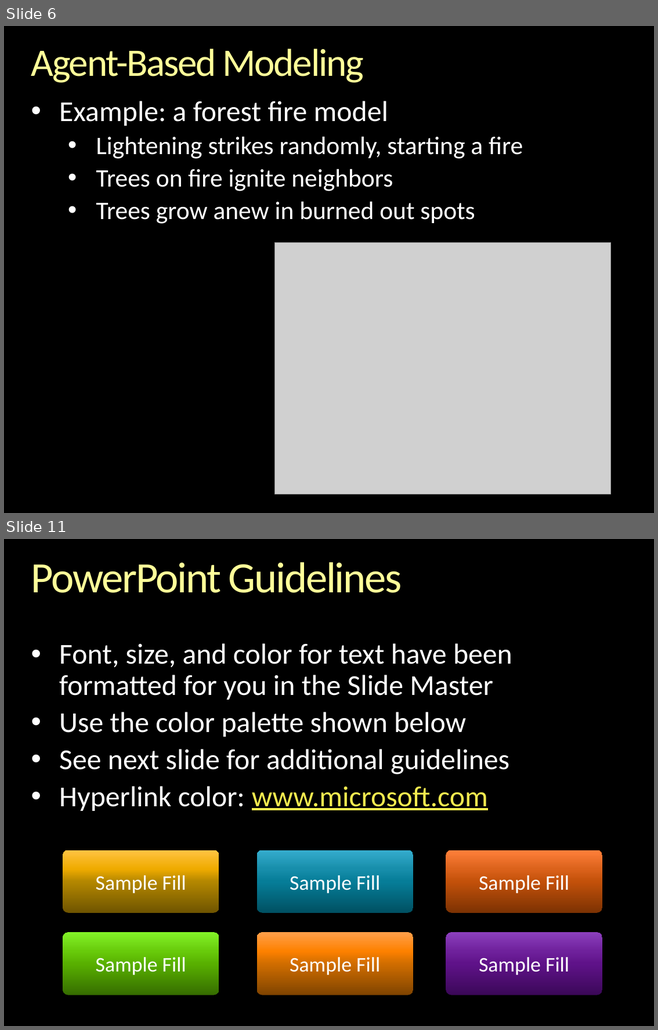
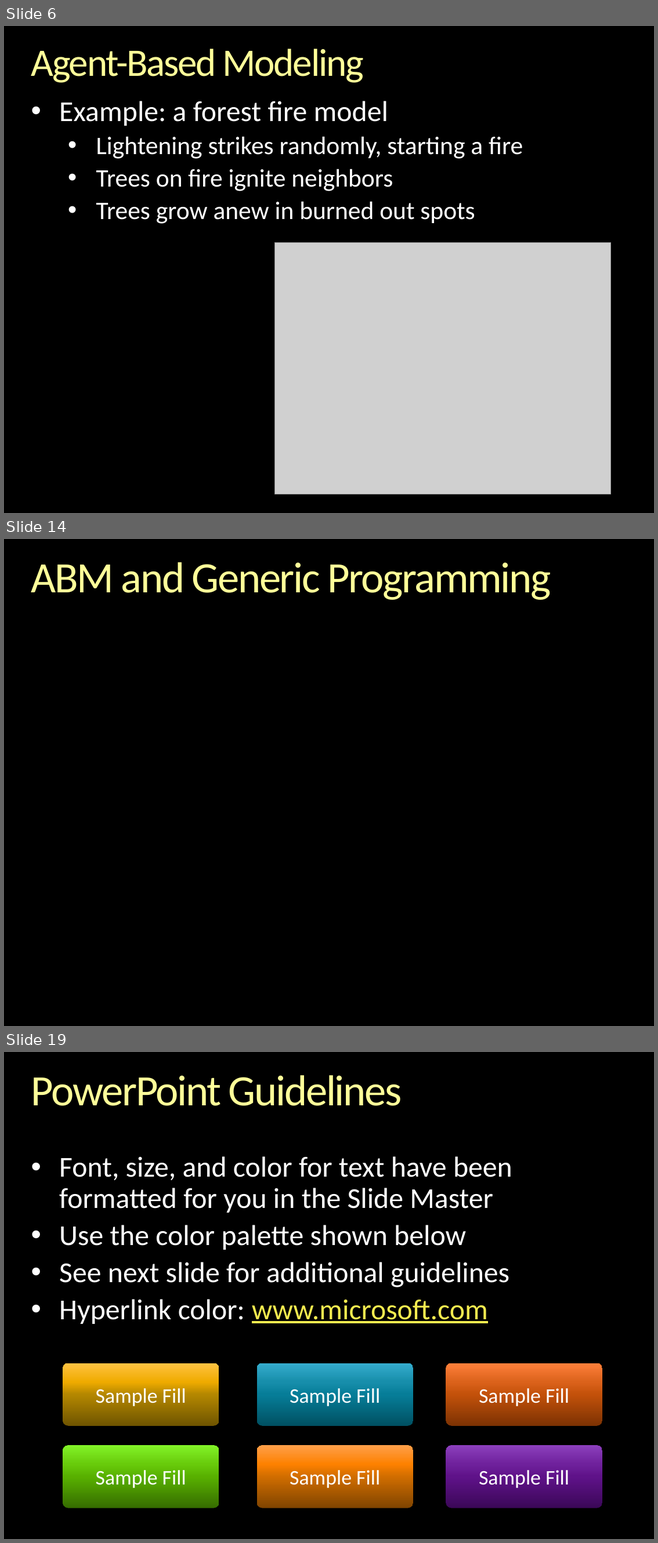
Before and after one commit to gcallah/indras_net, a slide deck: docs/GenericProgrammingAndABM.pptx. Shown one above the other, each under a label of ours: slides 6 and 11 before the commit, slides 6, 14 and 19 after it; the slides between them are not shown. The pictures are 658x1030 and 658x1543 pixels, drawn with LibreOffice and Linux fonts; fonts in the diff are those of the drawing; grey boxes stand for pictures; background and template pictures are left out. Boxes give left, top, right and bottom in pixels: in the first picture for what was removed or moved away, otherwise in the second. Text is boxed around its words. In the diff, an @@ line names an element or a change of style, - is before the commit and + after.

```diff
--- a/docs/GenericProgrammingAndABM.pptx
+++ b/docs/GenericProgrammingAndABM.pptx
@@ slide 14 added at box(4, 539, 654, 1026), background picture (left out) @@
@@ title added at box(31, 562, 550, 600), 48 pt, text gradient #FFFFB9 to #FFFF99 to #F6AE1E @@
+ABM and Generic Programming
@@ what was slide 11 is now slide 19 @@
```
Also in this commit, not shown: 3 slides changed, 9 other slides added, 5 slides removed.
